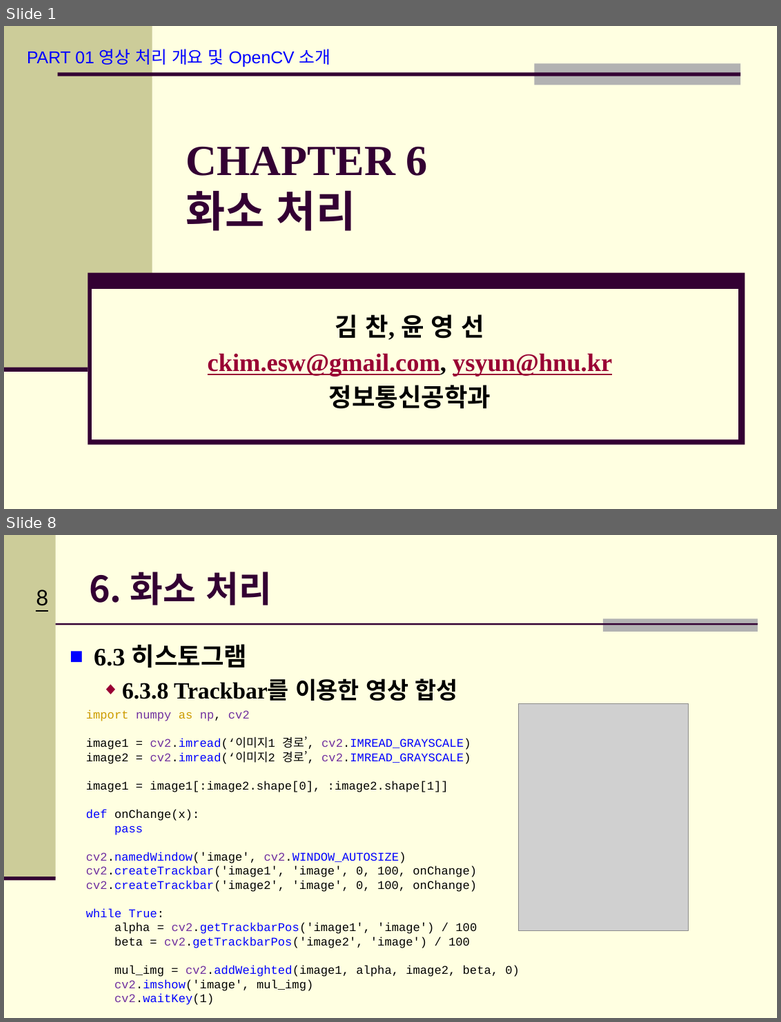
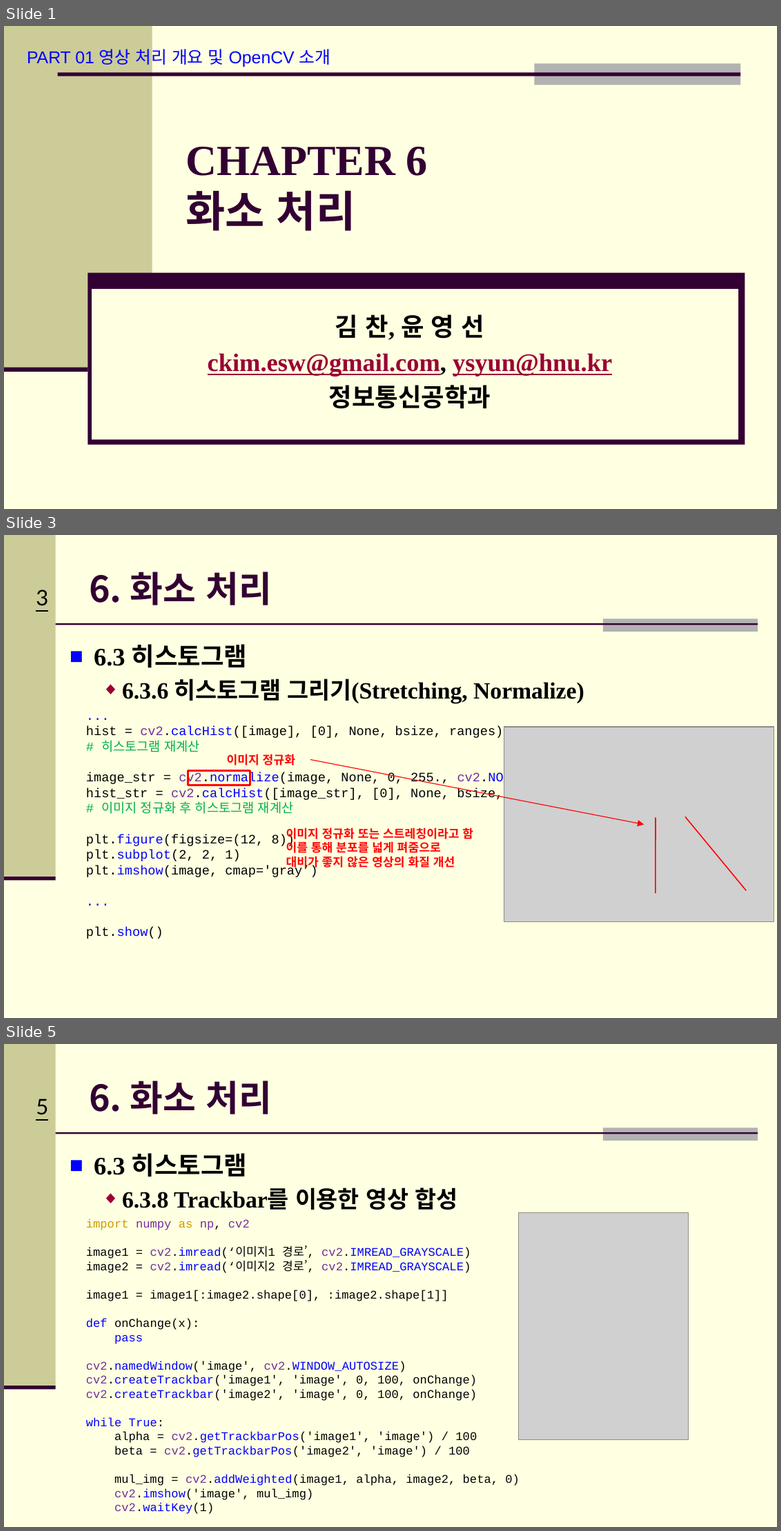
Before and after one commit to Hitbee-dev/OpenCV-Python, a slide deck: 2022-11-08/documents/CH_06 화소 처리.pptx. Shown one above the other, each under a label of ours: slides 1 and 8 before the commit, slides 1, 3 and 5 after it; the slides between them are not shown. The pictures are 781x1022 and 781x1531 pixels, drawn with LibreOffice and Linux fonts; fonts in the diff are those of the drawing; grey boxes stand for pictures; background and template pictures are left out. Boxes give left, top, right and bottom in pixels: in the first picture for what was removed or moved away, otherwise in the second. Text is boxed around its words. In the diff, an @@ line names an element or a change of style, - is before the commit and + after.

```diff
--- a/2022-11-08/documents/CH_06 화소 처리.pptx
+++ b/2022-11-08/documents/CH_06 화소 처리.pptx
@@ slide 3 added at box(4, 535, 777, 1018), background #FFFFE1; not listed: 5 template elements that a slide beside it also shows @@
@@ title added at box(89, 572, 272, 605), 33.3 pt, text #330033, bold @@
+6. 화소 처리
@@ text added at box(94, 644, 584, 704), 21.7 pt, text #000000, bold @@
+■ 6.3 히스토그램
+  ◆ 6.3.6 히스토그램 그리기(Stretching, Normalize)
@@ text added at box(86, 726, 581, 939), 12 pt, text #000000 @@
+...
+hist = cv2.calcHist([image], [0], None, bsize, ranges)
+# 히스토그램 재계산
+image_str = cv2.normalize(image, None, 0, 255., cv2.NORM_MINMAX)
+hist_str = cv2.calcHist([image_str], [0], None, bsize, ranges)
+# 이미지 정규화 후 히스토그램 재계산
+plt.figure(figsize=(12, 8))
+plt.subplot(2, 2, 1)
+plt.imshow(image, cmap='gray’)
+...
+plt.show()
@@ picture added at box(504, 727, 775, 922) @@
@@ text added at box(227, 754, 295, 765), 11 pt, text #FF0000, bold @@
+이미지 정규화
@@ arrow added from (311, 760) to (644, 825), #FF0000 0.75 pt @@
@@ rectangle added at box(188, 771, 250, 785), outline #FF0000 2 pt @@
@@ line added from (655, 818) to (655, 894), #FF0000 1 pt @@
@@ line added from (685, 817) to (746, 890), #FF0000 1 pt @@
@@ text added at box(286, 828, 473, 870), 11 pt, text #FF0000, bold @@
+이미지 정규화 또는 스트레칭이라고 함
+이를 통해 분포를 넓게 펴줌으로
+대비가 좋지 않은 영상의 화질 개선
@@ what was slide 8 is now slide 5 @@
@@ page number at box(36, 1099, 48, 1115): text changed @@
-8
+5
```
Also in this commit, not shown: 2 slides changed, 2 other slides added, 6 slides removed, 5 other files.
